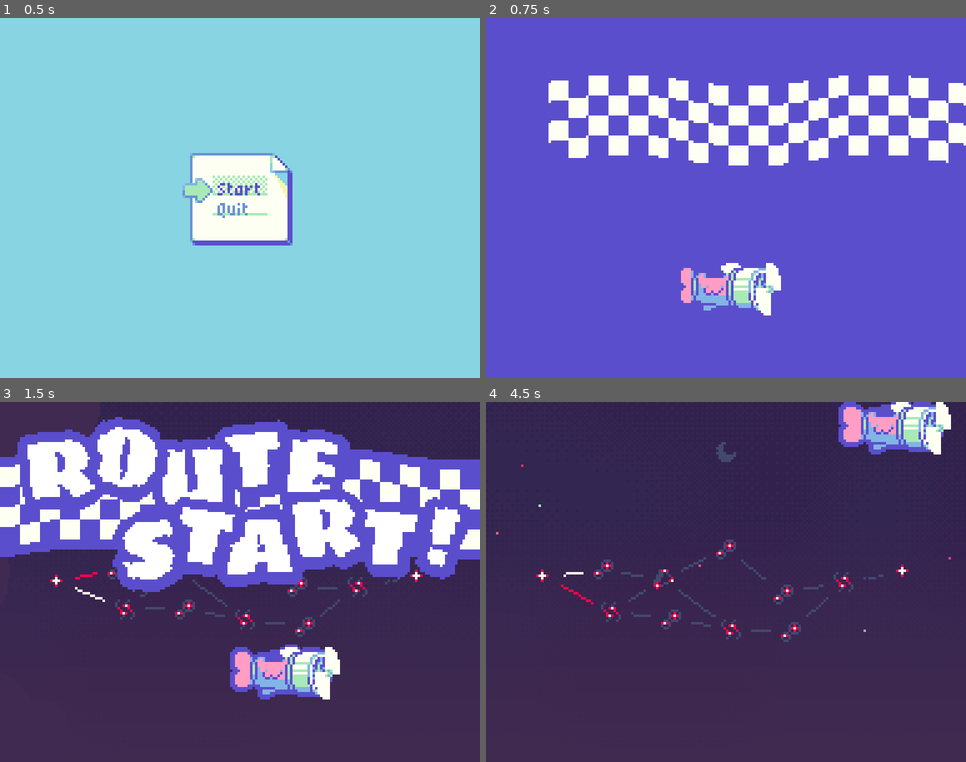
Above: before the commit, frames 1-4 (two rows, left to right).
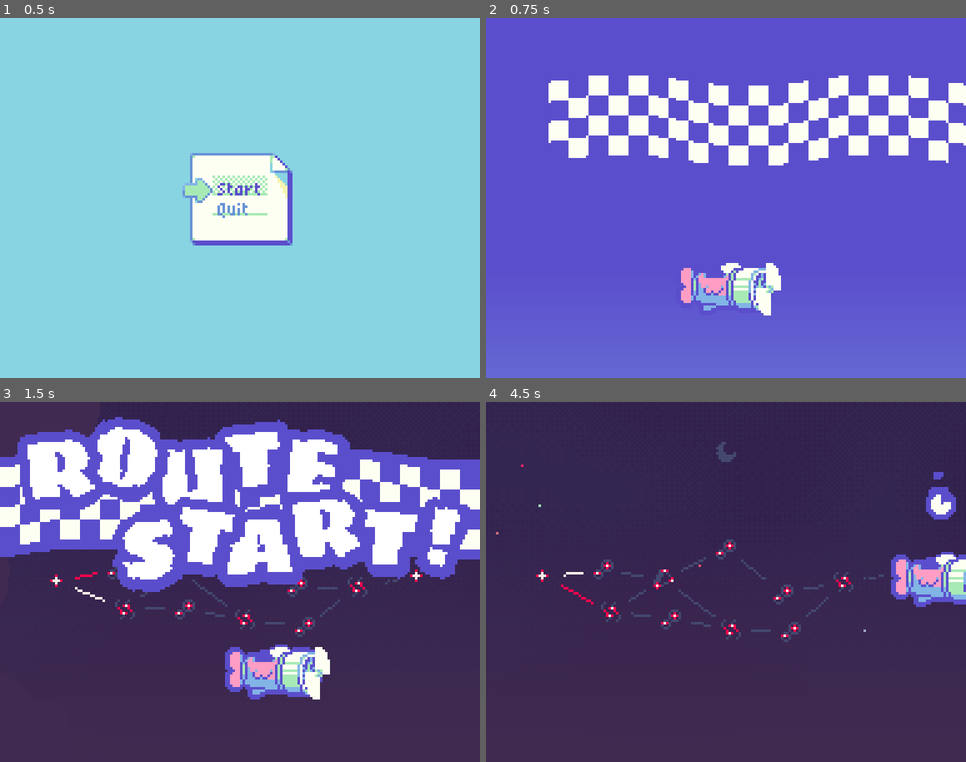
Above: after the commit, the same moments.

Repository: webcatzz/bjay
Game: Godot game, scene res://scenes/ui/title/title.tscn
Same seed, same stepped clock (60 frames per second), same inputs: the game is played once before the commit and once after it. Before the commit the project starts from res://scenes/title/title.tscn.
Inputs (mouse positions are in pixels of both pictures, inside the frame that each line leads up to):
- Up to frame 1 (0.5 s): no input
- Up to frame 2 (0.75 s): click "Start" at 0.5 s
- Up to frame 3 (1.5 s): tap Enter (ui_accept) at 1.25 s; move the mouse to (345, 564) at 1.27 s; hold D (move_right) from 1.28 s (still down); hold Space (dash, bound only after the commit) from 1.28 s (still down); click (345, 564) at 1.42 s
- Up to frame 4 (4.5 s): tap Enter (ui_accept) at 1.52, 2.27, 3.77 s; move the mouse to (630, 600) at 2.02 s; release D (move_right) at 2.03 s; release Space (dash, bound only after the commit) at 2.03 s; hold S (move_down) 2.03-2.78 s; tap Space (dash, bound only after the commit) at 2.1, 3.6 s; move the mouse to (774, 502) at 2.77 s; hold D (move_right) 2.78-3.53 s; hold Space (dash, bound only after the commit) 2.78-3.53 s; move the mouse to (702, 654) at 3.52 s; hold W (move_up) 3.53-4.28 s; click (702, 654) at 3.67 s; move the mouse to (870, 636) at 4.27 s; hold A (move_left) from 4.28 s (still down); hold Space (dash, bound only after the commit) from 4.28 s (still down)

Frame 1 is identical in both runs. In frame 2, 1.4% of the frame differs, in the area x 0-100%, y 98-100%; in frame 3, 2.1%; in frame 4, 5.4%, in the area x 73-100%, y 0-57%.

Commit message:
dash + tweaks

Diff:
--- a/project.godot
+++ b/project.godot
@@ -102,6 +102,13 @@
 , Object(InputEventKey,"resource_local_to_scene":false,"resource_name":"","device":-1,"window_id":0,"alt_pressed":false …(186 unchanged characters)…
 ]
 }
+dash={
+"deadzone": 0.2,
+"events": [Object(InputEventKey,"resource_local_to_scene":false,"resource_name":"","device":-1,"window_id":0,"alt_pressed":false,"shift_pressed":false,"ctrl_pressed":false,"meta_pressed":false,"pressed":false,"keycode":0,"physical_keycode":32,"key_label":0,"unicode":32,"location":0,"echo":false,"script":null)
+, Object(InputEventKey,"resource_local_to_scene":false,"resource_name":"","device":-1,"window_id":0,"alt_pressed":false,"shift_pressed":false,"ctrl_pressed":false,"meta_pressed":false,"pressed":false,"keycode":0,"physical_keycode":90,"key_label":0,"unicode":122,"location":0,"echo":false,"script":null)
+, Object(InputEventKey,"resource_local_to_scene":false,"resource_name":"","device":-1,"window_id":0,"alt_pressed":false,"shift_pressed":false,"ctrl_pressed":false,"meta_pressed":false,"pressed":false,"keycode":0,"physical_keycode":4194309,"key_label":0,"unicode":0,"location":0,"echo":false,"script":null)
+]
+}
 
 [rendering]
 
--- a/scenes/game.gd
+++ b/scenes/game.gd
@@ -28,7 +28,7 @@
 	health = value
 	health_changed.emit()
 	if health <= 0:
-		get_tree().change_scene_to_file.call_deferred("res://scenes/game_over.tscn")
+		get_tree().change_scene_to_file.call_deferred("res://scenes/ui/game_over.tscn")
 
 
 # place
--- a/scenes/game.tscn
+++ b/scenes/game.tscn
@@ -1,7 +1,7 @@
 [gd_scene load_steps=3 format=3 uid="uid://dv52kxk5s7v1j"]
 
 [ext_resource type="Script" uid="uid://dqsuayd75s5dt" path="res://scenes/game.gd" id="1_uwrxv"]
-[ext_resource type="PackedScene" uid="uid://dpmcsv5ggd3c5" path="res://scenes/pause/pause.tscn" id="2_yqjtg"]
+[ext_resource type="PackedScene" uid="uid://dpmcsv5ggd3c5" path="res://scenes/ui/pause/pause.tscn" id="2_yqjtg"]
 
 [node name="Game" type="Node"]
 script = ExtResource("1_uwrxv")
--- a/scenes/route/parts/player.gd
+++ b/scenes/route/parts/player.gd
@@ -1,24 +1,29 @@
 extends CharacterBody2D
 
-const DASH_TIME: float = 1.0
+enum State {MOVE, DASH_WINDUP, DASH}
+
 const MAX_HEAT: float = 5.0
 
 var input: Vector2
 var direction: Vector2
 var speed: float = 200.0
 
+var state: State : set = _set_state
+var is_invincible: bool
+var dash_held_time: float : set = _set_dash_held_time
+
 var _modulates: Dictionary[String, Color]
 
 @onready var sprite: Node2D = $Sprite
 @onready var animator: AnimationPlayer = $Animator
-@onready var heat_particles: GPUParticles2D = $HeatParticles
+@onready var dash_bar: TextureProgressBar = $DashBar
 @onready var invincibility_timer: Timer = $InvincibilityTimer
 
 
 # damage
 
 func take_damage(amount: int = 1) -> void:
-	if invincibility_timer.is_stopped():
+	if not is_invincible:
 		Game.health -= amount
 		animator.play(&"hurt")
 		if Game.inventory.size():
@@ -28,6 +33,7 @@
 
 
 func set_invincible(value: bool) -> void:
+	is_invincible = value
 	mix_modulate("invincible", Color(Color.WHITE, 0.5) if value else Color.WHITE)
 
 
@@ -48,12 +54,50 @@
 
 func _unhandled_key_input(event: InputEvent) -> void:
 	input = Input.get_vector(&"move_left", &"move_right", &"move_up", &"move_down")
+	if event.is_action_pressed(&"dash"):
+		state = State.DASH_WINDUP
+	elif event.is_action_released(&"dash"):
+		if dash_bar.value == dash_bar.max_value:
+			dash()
+		else:
+			state = State.MOVE
+		dash_held_time = 0.0
 
 
 func _physics_process(delta: float) -> void:
-	direction = direction.lerp(input, 6.0 * delta)
+	match state:
+		State.MOVE:
+			direction = direction.lerp(input, 6.0 * delta)
+		State.DASH_WINDUP:
+			dash_held_time += delta
+			direction = direction.lerp(Vector2.ZERO, 6.0 * delta)
 	velocity = direction * speed
 	move_and_slide()
+
+
+func _set_state(value: State) -> void:
+	state = value
+	match state:
+		State.MOVE:
+			$Sprite/Tail.speed_scale = 1.0
+		State.DASH_WINDUP, State.DASH:
+			$Sprite/Tail.speed_scale = 4.0
+
+
+func _set_dash_held_time(value: float) -> void:
+	dash_held_time = value
+	dash_bar.value = value
+	dash_bar.visible = value > 0.0
+
+
+func dash() -> void:
+	state = State.DASH
+	set_invincible(true)
+	var tween := create_tween().set_trans(Tween.TRANS_CUBIC).set_ease(Tween.EASE_OUT)
+	tween.tween_property(self, ^"position", position + input * 100.0, 0.5)
+	await tween.finished
+	set_invincible(false)
+	state = State.MOVE
 
 
 # modulate
--- a/scenes/route/parts/player.tscn
+++ b/scenes/route/parts/player.tscn
@@ -1,49 +1,10 @@
-[gd_scene load_steps=22 format=3 uid="uid://byfvyojcv272m"]
+[gd_scene load_steps=20 format=3 uid="uid://byfvyojcv272m"]
 
 [ext_resource type="Script" uid="uid://d2x4hww6sgom5" path="res://scenes/route/parts/player.gd" id="1_hh32o"]
 [ext_resource type="Texture2D" uid="uid://mxgv3vnh17aa" path="res://assets/plane.png" id="1_rjpy8"]
 [ext_resource type="Material" uid="uid://bnns74q1166ux" path="res://assets/vfx/dither.tres" id="3_1hui5"]
-
-[sub_resource type="Gradient" id="Gradient_iixtc"]
-offsets = PackedFloat32Array(0.7, 1)
-colors = PackedColorArray(1, 1, 1, 1, 1, 1, 1, 0)
-metadata/_snap_enabled = true
-
-[sub_resource type="GradientTexture2D" id="GradientTexture2D_1hui5"]
-gradient = SubResource("Gradient_iixtc")
-width = 24
-height = 24
-fill = 1
-fill_from = Vector2(0.5, 0.5)
-fill_to = Vector2(1, 0.5)
-metadata/_snap_enabled = true
-
-[sub_resource type="Curve" id="Curve_iixtc"]
-_data = [Vector2(0.5, 1), 0.0, 0.0, 0, 0, Vector2(1, 0), 0.0, 0.0, 0, 0]
-point_count = 2
-metadata/_snap_enabled = true
-
-[sub_resource type="CurveTexture" id="CurveTexture_1hui5"]
-curve = SubResource("Curve_iixtc")
-
-[sub_resource type="Curve" id="Curve_88tof"]
-_data = [Vector2(0, 0), 0.0, 0.0, 0, 0, Vector2(0.1, 1), 0.0, 0.0, 0, 0]
-point_count = 2
-metadata/_snap_enabled = true
-
-[sub_resource type="CurveTexture" id="CurveTexture_1uxg6"]
-curve = SubResource("Curve_88tof")
-
-[sub_resource type="ParticleProcessMaterial" id="ParticleProcessMaterial_4ho2n"]
-particle_flag_disable_z = true
-direction = Vector3(0, -1, 0)
-spread = 60.0
-initial_velocity_min = 48.0
-initial_velocity_max = 64.0
-gravity = Vector3(0, 98, 0)
-scale_min = 0.5
-scale_curve = SubResource("CurveTexture_1uxg6")
-alpha_curve = SubResource("CurveTexture_1hui5")
+[ext_resource type="Texture2D" uid="uid://c3uswi25ahtcx" path="res://assets/dash_bar_frame.png" id="4_88tof"]
+[ext_resource type="Texture2D" uid="uid://e3enk75iqksm" path="res://assets/dash_bar_fill.png" id="5_1uxg6"]
 
 [sub_resource type="AtlasTexture" id="AtlasTexture_1hui5"]
 atlas = ExtResource("1_rjpy8")
@@ -100,6 +61,22 @@
 }]
 
 [sub_resource type="CircleShape2D" id="CircleShape2D_d610k"]
+
+[sub_resource type="Curve" id="Curve_1uxg6"]
+_data = [Vector2(0, 0), 0.0, 0.0, 0, 0, Vector2(0.3, 1), 0.0, 0.0, 0, 0, Vector2(0.5, 1), 0.0, 0.0, 0, 0, Vector2(1, 0), 0.0, 0.0, 0, 0]
+point_count = 4
+metadata/_snap_enabled = true
+
+[sub_resource type="CurveTexture" id="CurveTexture_4ho2n"]
+curve = SubResource("Curve_1uxg6")
+
+[sub_resource type="ParticleProcessMaterial" id="ParticleProcessMaterial_i6i3n"]
+particle_flag_disable_z = true
+emission_shape = 1
+emission_sphere_radius = 4.0
+gravity = Vector3(0, -32, 0)
+scale_min = 0.75
+scale_curve = SubResource("CurveTexture_4ho2n")
 
 [sub_resource type="Animation" id="Animation_88tof"]
 length = 0.001
@@ -191,17 +168,6 @@
 collision_mask = 3
 script = ExtResource("1_hh32o")
 
-[node name="HeatParticles" type="GPUParticles2D" parent="."]
-modulate = Color(0.968627, 0.807843, 0.709804, 1)
-material = ExtResource("3_1hui5")
-emitting = false
-amount = 2
-texture = SubResource("GradientTexture2D_1hui5")
-lifetime = 0.5
-one_shot = true
-explosiveness = 0.75
-process_material = SubResource("ParticleProcessMaterial_4ho2n")
-
 [node name="Sprite" type="Node2D" parent="."]
 material = ExtResource("3_1hui5")
 
@@ -228,6 +194,27 @@
 
 [node name="Collision" type="CollisionShape2D" parent="."]
 shape = SubResource("CircleShape2D_d610k")
+
+[node name="DashBar" type="TextureProgressBar" parent="."]
+visible = false
+z_index = 99
+offset_left = -6.0
+offset_top = -36.0
+offset_right = 6.0
+offset_bottom = -24.0
+max_value = 0.25
+step = 0.01
+fill_mode = 5
+texture_under = ExtResource("4_88tof")
+texture_progress = ExtResource("5_1uxg6")
+
+[node name="Particles" type="GPUParticles2D" parent="DashBar"]
+show_behind_parent = true
+position = Vector2(6, 6)
+amount = 3
+texture = ExtResource("4_88tof")
+local_coords = true
+process_material = SubResource("ParticleProcessMaterial_i6i3n")
 
 [node name="Animator" type="AnimationPlayer" parent="."]
 libraries = {
--- a/scenes/route/parts/route_start.tscn
+++ b/scenes/route/parts/route_start.tscn
@@ -1,9 +1,21 @@
-[gd_scene load_steps=11 format=3 uid="uid://b5ffmn12701vc"]
+[gd_scene load_steps=13 format=3 uid="uid://b5ffmn12701vc"]
 
 [ext_resource type="Material" uid="uid://bnns74q1166ux" path="res://assets/vfx/dither.tres" id="1_kric0"]
 [ext_resource type="Shader" uid="uid://t64cpmeqbl6r" path="res://assets/vfx/wave.gdshader" id="1_mdl2d"]
 [ext_resource type="Texture2D" uid="uid://d0e60nox4fg81" path="res://assets/flag.png" id="3_lp6ug"]
 [ext_resource type="FontFile" uid="uid://diicycowlueoi" path="res://assets/fonts/sigmar_one.ttf" id="4_kric0"]
+
+[sub_resource type="Gradient" id="Gradient_8uyeq"]
+offsets = PackedFloat32Array(0, 0.3)
+colors = PackedColorArray(0.51, 0.706, 0.902, 0.25, 0.509804, 0.705882, 0.901961, 0)
+metadata/_snap_enabled = true
+
+[sub_resource type="GradientTexture2D" id="GradientTexture2D_rj28x"]
+gradient = SubResource("Gradient_8uyeq")
+width = 1
+height = 144
+fill_from = Vector2(0, 1)
+fill_to = Vector2(0, 0)
 
 [sub_resource type="ShaderMaterial" id="ShaderMaterial_lp6ug"]
 shader = ExtResource("1_mdl2d")
@@ -121,6 +133,18 @@
 "transitions": PackedFloat32Array(1),
 "update": 0,
 "values": [1.0]
+}
+tracks/8/type = "value"
+tracks/8/imported = false
+tracks/8/enabled = true
+tracks/8/path = NodePath("Gradient:modulate")
+tracks/8/interp = 1
+tracks/8/loop_wrap = true
+tracks/8/keys = {
+"times": PackedFloat32Array(0),
+"transitions": PackedFloat32Array(1),
+"update": 0,
+"values": [Color(1, 1, 1, 1)]
 }
 
 [sub_resource type="Animation" id="Animation_kric0"]
@@ -218,10 +242,10 @@
 tracks/7/interp = 2
 tracks/7/loop_wrap = true
 tracks/7/keys = {
-"times": PackedFloat32Array(0, 1.3, 1.5),
-"transitions": PackedFloat32Array(1, 1, 1),
-"update": 0,
-"values": [1.0, 1.0, 0.0]
+"times": PackedFloat32Array(0, 1.1, 1.3, 1.5),
+"transitions": PackedFloat32Array(1, 1, 1, 1),
+"update": 0,
+"values": [1.0, 1.0, 1.0, 0.0]
 }
 tracks/8/type = "method"
 tracks/8/imported = false
@@ -236,6 +260,18 @@
 "args": [],
 "method": &"queue_free"
 }]
+}
+tracks/9/type = "value"
+tracks/9/imported = false
+tracks/9/enabled = true
+tracks/9/path = NodePath("Gradient:modulate")
+tracks/9/interp = 1
+tracks/9/loop_wrap = true
+tracks/9/keys = {
+"times": PackedFloat32Array(0, 0.5, 0.7),
+"transitions": PackedFloat32Array(1, 1, 1),
+"update": 0,
+"values": [Color(1, 1, 1, 1), Color(1, 1, 1, 1), Color(1, 1, 1, 0)]
 }
 
 [sub_resource type="AnimationLibrary" id="AnimationLibrary_lcksj"]
@@ -253,6 +289,15 @@
 anchor_bottom = 1.0
 grow_horizontal = 2
 grow_vertical = 2
+
+[node name="Gradient" type="TextureRect" parent="."]
+layout_mode = 1
+anchors_preset = 15
+anchor_right = 1.0
+anchor_bottom = 1.0
+grow_horizontal = 2
+grow_vertical = 2
+texture = SubResource("GradientTexture2D_rj28x")
 
 [node name="Texture" type="TextureRect" parent="."]
 material = SubResource("ShaderMaterial_lp6ug")
--- a/scenes/route/phases/heat/cloud.gd
+++ b/scenes/route/phases/heat/cloud.gd
@@ -2,11 +2,10 @@
 
 const SUN_POINT := Vector2(96.0, 16.0)
 
-@export var extents: float
+var extents: float
 var polygon: PackedVector2Array
 
 @onready var shade: Polygon2D = $Shade
-@onready var body: AnimatableBody2D = $Body
 
 
 func _ready() -> void:
@@ -25,7 +24,6 @@
 	_move_side(0, 3)
 	_move_side(1, 2)
 	shade.polygon = polygon
-	body.global_position = body.global_position
 
 
 func _move_side(top_idx: int, bottom_idx: int) -> void:
--- a/scenes/route/phases/heat/cloud.tscn
+++ b/scenes/route/phases/heat/cloud.tscn
@@ -28,7 +28,7 @@
 color = Color(0.2, 0.121569, 0.176471, 1)
 polygon = PackedVector2Array(-32, 0, 32, 0, 32, 32, -32, 32)
 
-[node name="Body" type="AnimatableBody2D" parent="."]
+[node name="Body" type="StaticBody2D" parent="."]
 collision_layer = 4
 collision_mask = 0
 
--- a/scenes/route/phases/heat/heat_phase.gd
+++ b/scenes/route/phases/heat/heat_phase.gd
@@ -38,7 +38,6 @@
 
 
 func _physics_process(delta: float) -> void:
-	route.player.mix_modulate("shade", Color.WEB_GRAY if is_in_shade(route.player) else Color.WHITE)
 	for bullet: Node in get_tree().get_nodes_in_group("disable_in_shade"):
 		var disabled: bool = is_in_shade(bullet)
 		bullet.modulate.a = 0.5 if disabled else 1.0
--- a/scenes/title/title.tscn
+++ b/scenes/ui/title/title.tscn
@@ -1,6 +1,6 @@
 [gd_scene load_steps=4 format=3 uid="uid://bhlcn6ahmfn20"]
 
-[ext_resource type="Script" uid="uid://da4764nleuy3y" path="res://scenes/title/title.gd" id="1_gl121"]
+[ext_resource type="Script" uid="uid://da4764nleuy3y" path="res://scenes/ui/title/title.gd" id="1_gl121"]
 [ext_resource type="StyleBox" uid="uid://cqtd6d34rg377" path="res://assets/ui/paper.tres" id="2_7hvf5"]
 [ext_resource type="PackedScene" uid="uid://nosj7aeffc0h" path="res://scenes/ui/dialogue_option.tscn" id="3_yjwoi"]
 
Binary file added: assets/dash_bar_fill.png
Not shown, added: assets/dash_bar_fill.png.import
Binary file added: assets/dash_bar_frame.png
Not shown, added: assets/dash_bar_frame.png.import
Binary file changed: mockup.aseprite
Renamed: scenes/game_over.tscn -> scenes/ui/game_over.tscn
Renamed: scenes/pause/pause.tscn -> scenes/ui/pause/pause.tscn
Renamed: scenes/title/title.gd -> scenes/ui/title/title.gd
Renamed: scenes/title/title.gd.uid -> scenes/ui/title/title.gd.uid
